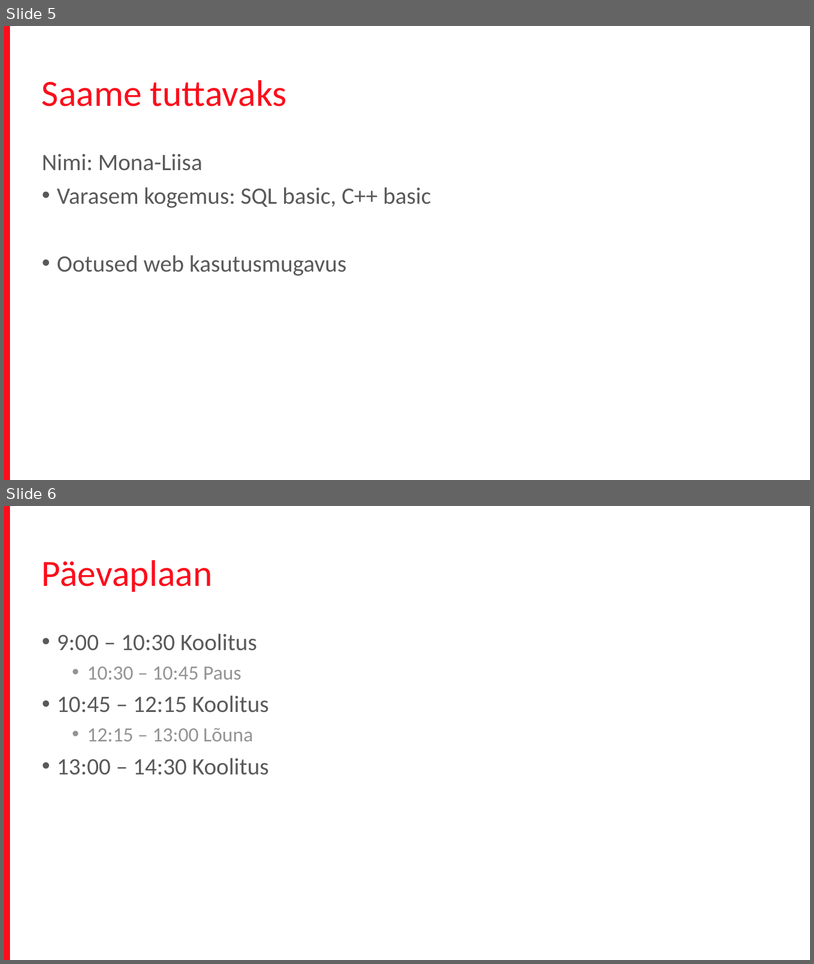
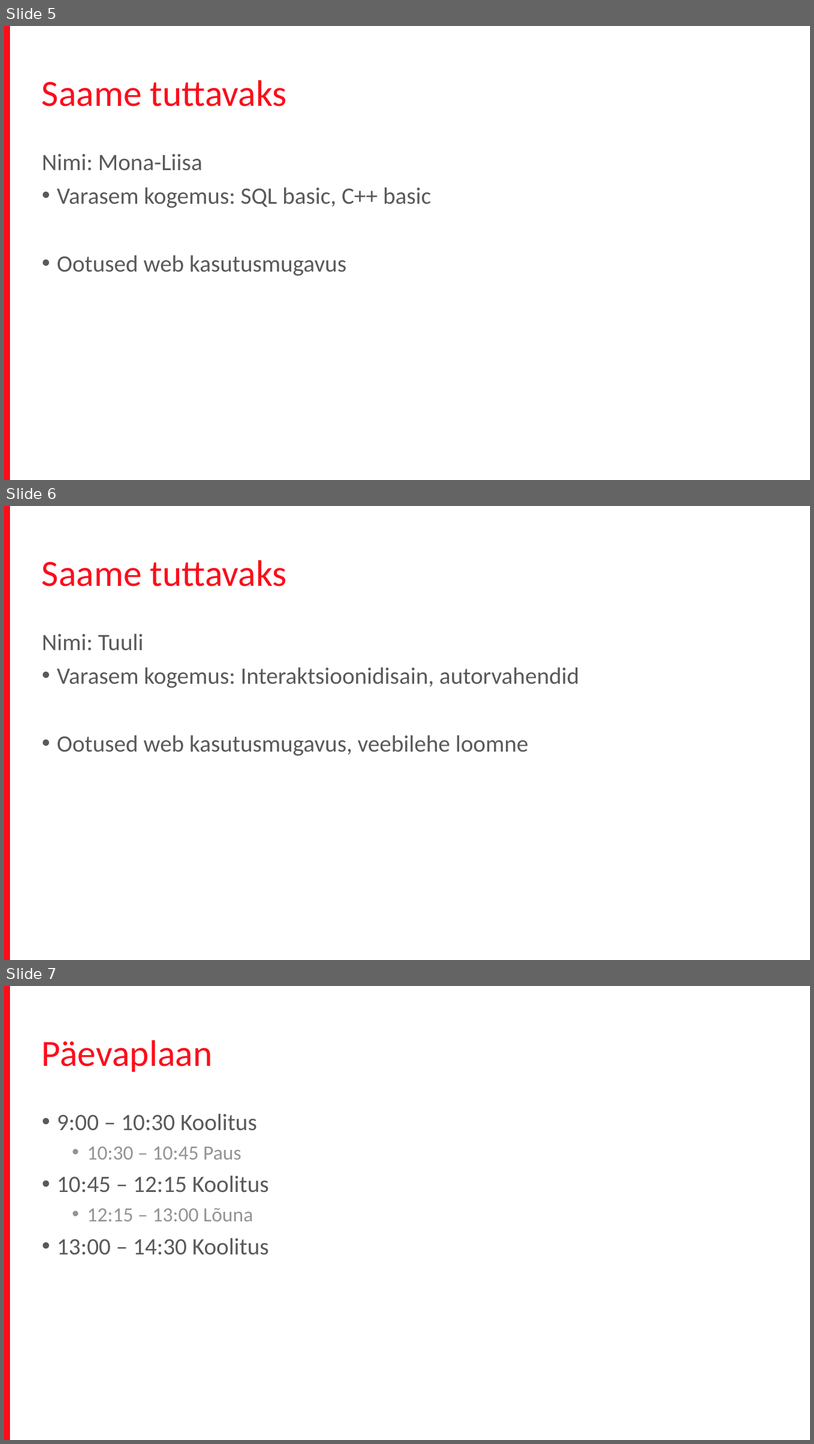
Before and after one commit to terjevolke/FrontEnd201704, a slide deck: Front_end_koolitus.pptx. Shown one above the other, each under a label of ours: slides 5 and 6 before the commit, slides 5, 6 and 7 after it. The pictures are 814x964 and 814x1444 pixels, drawn with LibreOffice and Linux fonts; fonts in the diff are those of the drawing; background and template pictures are left out. Boxes give left, top, right and bottom in pixels: in the first picture for what was removed or moved away, otherwise in the second. Text is boxed around its words. In the diff, an @@ line names an element or a change of style, - is before the commit and + after.

Commit message:
Lisasin oma kogemuse

```diff
--- a/Front_end_koolitus.pptx
+++ b/Front_end_koolitus.pptx
@@ slide 6 added at (4,506,810,960), background #FFFFFF; not listed: 1 template element that a slide beside it also shows @@
@@ text added at (42,560,287,586), 44 pt, text #FC0D1B @@
+Saame tuttavaks
@@ text added at (42,634,579,756), 28 pt, text #595959 @@
+Nimi: Tuuli
+• Varasem kogemus: Interaktsioonidisain, autorvahendid
+• Ootused web kasutusmugavus, veebilehe loomne
@@ what was slide 6 is now slide 7 @@
```
